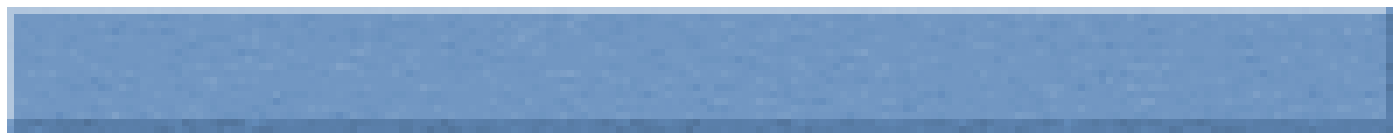
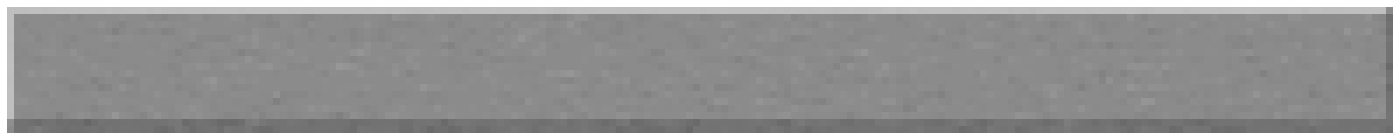
Layers edited between the first and the second 1400 x 140 image:
"Color Fill 3": opacity 100% → 0% over box(7, 7, 1393, 133)
